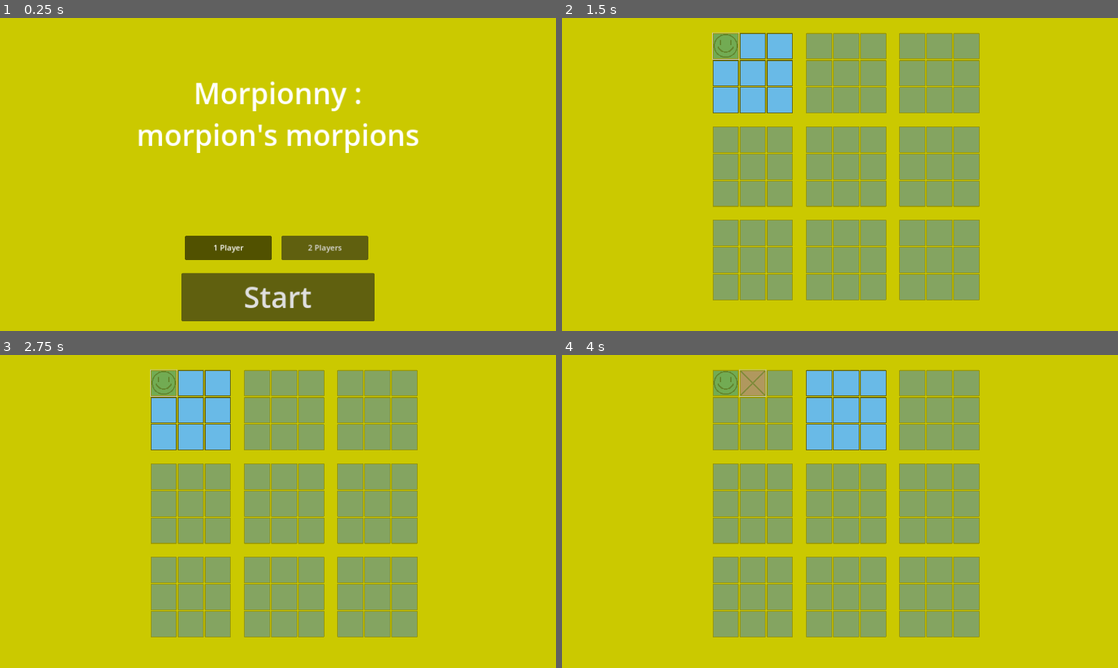
Above: before the commit, frames 1-4 (two rows, left to right).
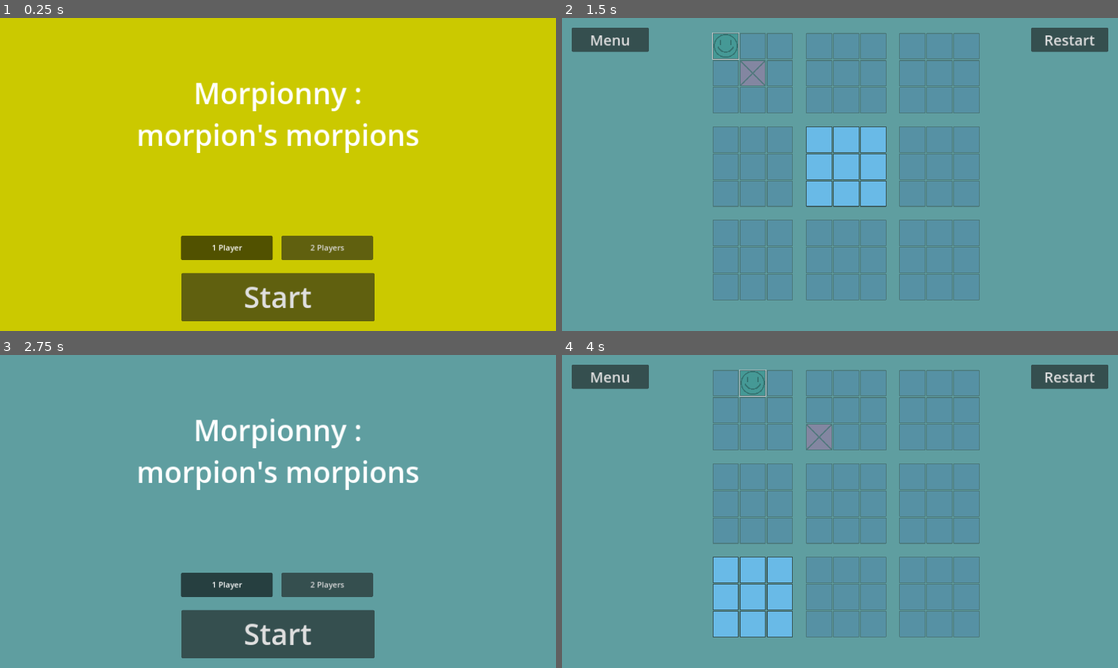
Above: after the commit, the same moments.

Repository: Flocondeglace/Morpiony
Game: Godot game, scene res://Scene/main.tscn
Same seed, same stepped clock (60 frames per second), same inputs: the game is played once before the commit and once after it.
Inputs (mouse positions are in pixels of both pictures, inside the frame that each line leads up to):
- Up to frame 1 (0.25 s): no input
- Up to frame 2 (1.5 s): click "Start" at 0.5 s; click (723, 46) at 1.27 s
- Up to frame 3 (2.75 s): click (50, 376) at 2 s, where only the run after the commit has a clickable "Menu"
- Up to frame 4 (4 s): click (840, 633) at 2.75 s, where only the run after the commit has a clickable "Start"; click (751, 383) at 3.52 s

The runs differ from the first frame. In frame 1, 0.3% of the frame differs, in the area x 32-68%, y 69-78%; in frame 2, 100%; in frame 3, 100%, in the area x 0-100%, y 0-100%; in frame 4, 100%.

Commit message:
debut computer

Diff:
--- /dev/null
+++ b/Scene/Computer.gd
@@ -0,0 +1,73 @@
+extends Node2D
+
+var hasneighbour = []
+
+func play(numPlayer,morp,dispo,morplegal):
+	# stupide
+	#var case = dispo.pick_random().pick_random()#dispo[randi_range(0, dispo.size()-1)]
+	#case.emit_signal("pressed")
+
+	var choix
+	hasneighbour = []
+	# semi smart attaque
+	for minimorplegal in morplegal:
+		choix = play_align_3(numPlayer,minimorplegal.minimorp)
+		if choix != null:
+			break
+	if choix == null:
+		choix = play_next_to(hasneighbour)
+		if choix == null:
+			choix = play_random(dispo)
+	click(choix)
+
+
+func play_random(dispo):
+	return dispo.pick_random().pick_random()
+
+func play_random_list(dispo):
+	return dispo.pick_random()
+
+func click(case):
+	case.emit_signal("pressed")
+
+# Prends en entrée la liste des cases dispo à côté desquelles il y a une case de rempli gagnante
+func play_next_to(dispo):
+	play_random_list(dispo)
+
+
+func play_align_3(numPlayer,cases):
+	push_warning("biiis")
+	var wincases = cases.filter(func (case): return case.win == numPlayer)
+	var freecases = cases.filter(func (case): return case.win == 0)
+	var wincases_ord_line = []
+	var freecases_ord_line = []
+	var wincases_ord_column = []
+	var freecases_ord_column = []
+	var freediag1 = freecases.filter(func (case): return case.pos in [0,4,8])
+	var windiag1 = wincases.filter(func (case): return case.pos in [0,4,8])
+	var freediag2 = freecases.filter(func (case): return case.pos in [2,4,6])
+	var windiag2 = wincases.filter(func (case): return case.pos in [2,4,6])
+
+	if (freediag1.size() == 1 && windiag1.size()==2):
+		return freediag1[0]
+	if (freediag2.size() == 1 && windiag2.size()==2):
+		return freediag2[0]
+
+	var k : int = 3
+	for i in range (0,2):
+		wincases_ord_column.append(wincases.filter(func (case): return case.pos%k == i))
+		wincases_ord_line.append(wincases.filter(func (case): return case.pos/k == i))
+		freecases_ord_column.append(freecases.filter(func (case): return case.pos%k == i))
+		freecases_ord_line.append(freecases.filter(func (case): return case.pos/k == i))
+	for i in range (0,2):
+		if (wincases_ord_line[i].size() == 2 && freecases_ord_line[i].size() == 1):
+			push_warning("liiigne")
+			return freecases_ord_line[i][0]
+		if (wincases_ord_column[i].size() == 2 && freecases_ord_column[i].size() == 1):
+			push_warning("colooonne")
+			return freecases_ord_column[i][0]
+		if (wincases_ord_line[i].size()==1 && freecases_ord_line[i].size()>=1):
+			hasneighbour.append_array(freecases_ord_line[i])
+		if (wincases_ord_column[i].size()==1 && freecases_ord_column[i].size()>=1):
+			hasneighbour.append_array(freecases_ord_column[i])
+	return null
--- a/Scene/hud.tscn
+++ b/Scene/hud.tscn
@@ -5,11 +5,11 @@
 
 [sub_resource type="FontVariation" id="FontVariation_kxhex"]
 
+[sub_resource type="LabelSettings" id="LabelSettings_vqbbd"]
+font_size = 60
+
 [sub_resource type="LabelSettings" id="LabelSettings_8ntxb"]
 font_size = 40
-
-[sub_resource type="LabelSettings" id="LabelSettings_vqbbd"]
-font_size = 60
 
 [node name="HUD" type="CanvasLayer"]
 script = ExtResource("1_u1efe")
@@ -30,18 +30,6 @@
 theme_override_font_sizes/font_size = 60
 text = "Start"
 
-[node name="WinnerLabel" type="Label" parent="."]
-anchors_preset = 5
-anchor_left = 0.5
-anchor_right = 0.5
-offset_left = -200.0
-offset_right = 200.0
-offset_bottom = 400.0
-grow_horizontal = 2
-label_settings = SubResource("LabelSettings_8ntxb")
-horizontal_alignment = 1
-vertical_alignment = 1
-
 [node name="TitleLabel" type="Label" parent="."]
 anchors_preset = 5
 anchor_left = 0.5
@@ -57,9 +45,9 @@
 vertical_alignment = 1
 
 [node name="Player1" type="Button" parent="."]
-offset_left = 383.0
+offset_left = 375.0
 offset_top = 451.0
-offset_right = 563.0
+offset_right = 565.0
 offset_bottom = 501.0
 toggle_mode = true
 button_pressed = true
@@ -69,10 +57,62 @@
 [node name="Player2" type="Button" parent="."]
 offset_left = 583.0
 offset_top = 451.0
-offset_right = 763.0
+offset_right = 773.0
 offset_bottom = 501.0
 toggle_mode = true
 button_group = ExtResource("2_haoto")
 text = "2 Players"
 
+[node name="Menu" type="Button" parent="."]
+offset_left = 20.0
+offset_top = 20.0
+offset_right = 180.0
+offset_bottom = 70.0
+theme_override_font_sizes/font_size = 30
+text = "Menu"
+
+[node name="Restart" type="Button" parent="."]
+anchors_preset = 1
+anchor_left = 1.0
+anchor_right = 1.0
+offset_left = -180.0
+offset_top = 20.0
+offset_right = -20.0
+offset_bottom = 70.0
+grow_horizontal = 0
+theme_override_font_sizes/font_size = 30
+text = "Restart"
+
+[node name="WinLayer" type="CanvasLayer" parent="."]
+
+[node name="WinnerLabel" type="Label" parent="WinLayer"]
+anchors_preset = 5
+anchor_left = 0.5
+anchor_right = 0.5
+offset_left = -200.0
+offset_right = 200.0
+offset_bottom = 400.0
+grow_horizontal = 2
+label_settings = SubResource("LabelSettings_8ntxb")
+horizontal_alignment = 1
+vertical_alignment = 1
+
+[node name="Menu" type="Button" parent="WinLayer"]
+anchors_preset = 7
+anchor_left = 0.5
+anchor_top = 1.0
+anchor_right = 0.5
+anchor_bottom = 1.0
+offset_left = -200.0
+offset_top = -268.0
+offset_right = 200.0
+offset_bottom = -218.0
+grow_horizontal = 2
+grow_vertical = 0
+theme_override_font_sizes/font_size = 30
+text = "Menu"
+
 [connection signal="pressed" from="StartButton" to="." method="_on_start_button_pressed"]
+[connection signal="pressed" from="Menu" to="." method="_on_menu_pressed"]
+[connection signal="pressed" from="Restart" to="." method="_on_restart_pressed"]
+[connection signal="pressed" from="WinLayer/Menu" to="." method="_on_menu_pressed"]
--- a/Scene/main.gd
+++ b/Scene/main.gd
@@ -4,12 +4,19 @@
 var humanPlayer
 var player_turn = 1
 var morp = []
+var morpdispo = []
+var couleur = [Color(Color.CADET_BLUE),Color(Color.ROSY_BROWN)]
+
 
 func _ready():
 	pass
 
+func _process(delta):
+	if Input.is_action_pressed("escape"):
+		get_tree().quit()
+
 func new_game(nbPlayer):
-	#Positionnement
+	clear_game()
 	morp = []
 	humanPlayer = nbPlayer
 	player_turn = 1
@@ -34,25 +41,39 @@
 
 func let_all_choices():
 	for m in morp:
-		if m.win == 0:
+		if m.win == 3:
 			m.start_turn(player_turn)
 
 func let_none_choices():
 	for m in morp:
 		m.finish_turn()
 
+func change_player():
+	player_turn = 1 + player_turn%2
+
+func computer_play():
+	if (humanPlayer == 1 && player_turn == 2):
+		var liste = []
+		for mini in morpdispo:
+			liste.append(mini.cdispo)
+		var choice = $Computer.play(player_turn,morp,liste,morpdispo)
+
 func _on_mini_morpion_minimorpion_played(played,pos):
 	var morp_played = morp[played]
+	morpdispo = []
 	morp_played.check_winner()
 	push_warning(played)
-	if (morp_played.win != 0):
+	if (morp_played.win != 3):
 		push_warning('wiiiin')
-	player_turn = 1 + player_turn%2
-	push_warning("player " + str(player_turn))
+	change_player()
+
+	change_color()
 	let_none_choices()
-	if (morp[pos].win!=0) :
+	if (morp[pos].win!=3) :
 		let_all_choices()
+		morpdispo = morp
 	else :
+		morpdispo.append(morp[pos])
 		morp[pos].start_turn(player_turn)
 	if (check_egalite_big()):
 		game_finished(0)
@@ -60,11 +81,15 @@
 		game_finished(1)
 	elif (check_winner_big(2)):
 		game_finished(2)
+	computer_play()
+
+func change_color():
+	$ColorRect.color = couleur[player_turn - 1]
 
 func check_egalite_big():
 	var complet = 0
 	for m in morp:
-		if (m.win != 0):
+		if (m.win != 3):
 			complet +=1
 	if complet == 9 :
 		return true
@@ -95,3 +120,10 @@
 	if (diag1 == 3 || diag2 == 3):
 		return true
 	return false
+
+func clear_game():
+	for ch in $BigMorpion.get_children():
+		$BigMorpion.remove_child(ch)
+
+func _on_hud_return_menu():
+	clear_game()
--- a/Scene/main.tscn
+++ b/Scene/main.tscn
@@ -1,7 +1,8 @@
-[gd_scene load_steps=3 format=3 uid="uid://cs8ncphnopmbh"]
+[gd_scene load_steps=4 format=3 uid="uid://cs8ncphnopmbh"]
 
 [ext_resource type="Script" path="res://Scene/main.gd" id="1_lp73g"]
 [ext_resource type="PackedScene" uid="uid://bbhpcwomc8kr6" path="res://Scene/hud.tscn" id="2_4drmq"]
+[ext_resource type="Script" path="res://Scene/Computer.gd" id="3_60ddj"]
 
 [node name="Main" type="Node"]
 script = ExtResource("1_lp73g")
@@ -35,4 +36,10 @@
 
 [node name="HUD" parent="." instance=ExtResource("2_4drmq")]
 
+[node name="Computer" type="Node2D" parent="."]
+script = ExtResource("3_60ddj")
+
+[node name="StupideComputer" type="Node2D" parent="Computer"]
+
+[connection signal="return_menu" from="HUD" to="." method="_on_hud_return_menu"]
 [connection signal="start_game" from="HUD" to="." method="new_game"]
--- a/Scene/mini_morpion.gd
+++ b/Scene/mini_morpion.gd
@@ -3,14 +3,21 @@
 signal minimorpion_played
 
 var minimorp = []
+var cdispo = []
 var win
 var case_temp = preload("res://Scene/case.tscn")
+
+#light
+var texture_light = preload("res://Image/2d_lights_and_shadows_neutral_point_light.webp")
+var light
+
 var num
 var current_player
+var beffect = false
 
 # Called when the node enters the scene tree for the first time.
 func _ready():
-	win = 0
+	win = 3
 	#remove_child($Case)
 	for i in range (0,3):
 		#minimorp.append([])
@@ -26,7 +33,10 @@
 
 # Called every frame. 'delta' is the elapsed time since the previous frame.
 func _process(delta):
-	pass
+	if beffect :
+		var en = light.get_energy()
+		if (en >= 0.01):
+			light.set_energy(en - 0.05)
 
 func start_turn(player_turn):
 	set_case_accessible(true)
@@ -37,12 +47,16 @@
 
 ## boolean b : true si on veut les cases accessibles, false sinon
 func set_case_accessible(b):
-	for case in minimorp:
-		if case.win == 0 :
-			case.set_disabled(!b)
+	cdispo = minimorp.filter(func(case): return case.win == 0)
+	for case in cdispo :
+		case.set_disabled(!b)
+	#for case in minimorp:
+	#	if case.win == 0 :
+	#		cdispo.append(case)
+	#		case.set_disabled(!b)
 
 func finish():
-	var icon_winner = get_child(0).case[win]
+	var icon_winner = get_child(0).case[win%3]
 	for ch in get_children():
 		remove_child(ch)
 
@@ -53,6 +67,25 @@
 	add_child(big_case)
 	get_child(0).size_flags_horizontal = Control.SIZE_EXPAND_FILL
 	get_child(0).size_flags_vertical = Control.SIZE_EXPAND_FILL
+
+	effect_finish()
+
+func effect_finish():
+	var lightTimer = Timer.new()
+	beffect = true
+	add_child(lightTimer)
+	lightTimer.start()
+	light = PointLight2D.new()
+	light.set_texture(texture_light)
+	light.set_texture_offset(Vector2(size)/2)
+	light.set_texture_scale(2)
+	add_child(light)
+	await lightTimer.timeout
+	beffect = false
+	lightTimer.queue_free()
+	light.queue_free()
+
+
 
 
 func check_winner():
@@ -98,7 +131,6 @@
 
 	if (diag1 == 3 || diag2 == 3):
 		return true
-	push_warning("nb dans diag: " + str(diag1))
 	return false
 
 
--- a/Script/HUD.gd
+++ b/Script/HUD.gd
@@ -1,25 +1,64 @@
 extends CanvasLayer
 
 signal start_game
+signal return_menu
+var nbPlayer
 
 func _ready():
-	$WinnerLabel.hide()
+	$WinLayer.hide()
+	$Restart.hide()
+	$Menu.hide()
+
+func desact_button_game():
+	$Menu.hide()
+	$Restart.hide()
+
+func desact_menu_start():
+	$StartButton.hide()
+	$TitleLabel.hide()
+	$WinLayer.hide()
+	$Player1.hide()
+	$Player2.hide()
+
+func act_menu_start():
+	$StartButton.show()
+	$StartButton.text = 'Start'
+	$TitleLabel.show()
+	$Player1.show()
+	$Player2.show()
 
 func _on_start_button_pressed():
-	$StartButton.hide()
-	$TitleLabel.hide()
-	$WinnerLabel.hide()
-	$Player1.hide()
-	$Player2.hide()
+	desact_menu_start()
+	$Restart.show()
+	$Menu.show()
 	if ($Player1.button_pressed):
+		nbPlayer = 1
 		start_game.emit(1)
 	else :
+		nbPlayer = 0
 		start_game.emit(0)
 
 func end_of_game(num_player):
+	desact_button_game()
 	$StartButton.text = "Restart"
 	$StartButton.show()
 	$Player1.show()
 	$Player2.show()
-	$WinnerLabel.text = "player " + str(num_player) + " won"
-	$WinnerLabel.show()
+	if (num_player != 3):
+		$WinLayer/WinnerLabel.text = "Player " + str(num_player%2 + 1) + " loose :)"
+	else :
+		$WinLayer/WinnerLabel.text = "equalityyyyyyyyyyyyyyy you are all noob"
+	$WinLayer.show()
+
+
+func _on_restart_pressed():
+	$WinLayer.hide()
+	desact_menu_start()
+	start_game.emit(nbPlayer)
+
+func _on_menu_pressed():
+	return_menu.emit()
+	$WinLayer.hide()
+	$Restart.hide()
+	$Menu.hide()
+	act_menu_start()
--- a/project.godot
+++ b/project.godot
@@ -19,6 +19,19 @@
 
 window/stretch/mode="canvas_items"
 
+[input]
+
+escape={
+"deadzone": 0.5,
+"events": [Object(InputEventKey,"resource_local_to_scene":false,"resource_name":"","device":-1,"window_id":0,"alt_pressed":false,"shift_pressed":false,"ctrl_pressed":false,"meta_pressed":false,"pressed":false,"keycode":0,"physical_keycode":4194305,"key_label":0,"unicode":0,"echo":false,"script":null)
+]
+}
+pause={
+"deadzone": 0.5,
+"events": [Object(InputEventKey,"resource_local_to_scene":false,"resource_name":"","device":-1,"window_id":0,"alt_pressed":false,"shift_pressed":false,"ctrl_pressed":false,"meta_pressed":false,"pressed":false,"keycode":0,"physical_keycode":80,"key_label":0,"unicode":112,"echo":false,"script":null)
+]
+}
+
 [rendering]
 
 renderer/rendering_method="gl_compatibility"
Binary file added: Image/2d_lights_and_shadows_neutral_point_light.webp
Not shown, added: Image/2d_lights_and_shadows_neutral_point_light.webp.import
Not shown, changed: Builds/Morpiony.pck
Not shown, changed: Builds/Morpiony.x86_64
